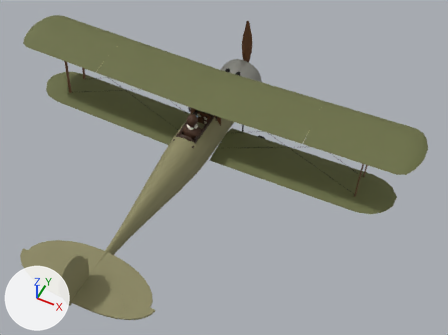
Two versions of the glTF model public/models/nieuport_28.glb, one commit apart.
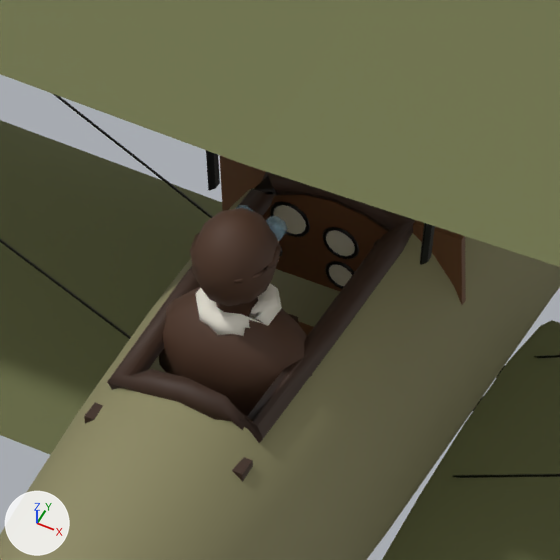
The first picture shows the older version from a camera (50 mm lens) standing at (4.23, -7.97, 8.58) and looking at (0.81, -1.12, 0.02). The close-ups show the older and then the newer version on the part from 36% to 52% of the width and 26% to 47% of the height of that picture. Only the edits that show in the close-ups are written down. Arrows for +X, +Y and +Z are at lower left; the lights stay in place. Where no turn or scale is listed for an object, it has been applied to the vertices. Vertices at exactly the same position are counted once.

The first close-up shows 'Coaming', 'CockpitInterior', 'Fuselage', 'Gauge_Compass', 'Pilot_Figure', 'Struts', 'Wing_Lower_L', 'Wing_Lower_R', 'Wing_Upper_L', 'Wing_Upper_R', 'Wires' and 5 more.
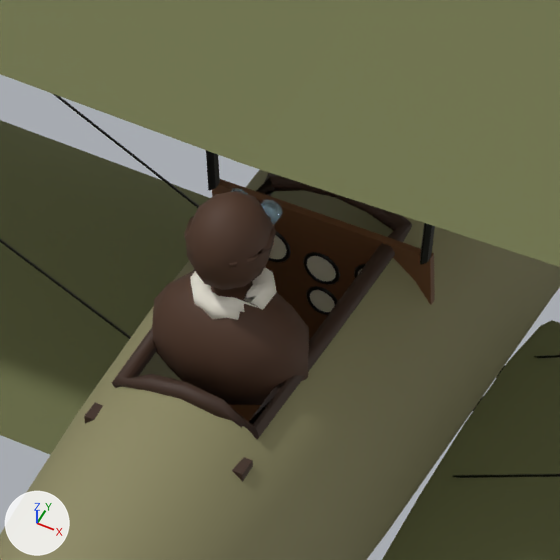
Patch to the scene script:
```diff
--- a/public/models/nieuport_28.glb.py
+++ b/public/models/nieuport_28.glb.py
@@ me_cockpitinterior @@
 # used by ob_cockpitinterior; location = (0.0, 0.0, 0.0)
-me_cockpitinterior.from_pydata(...)  # 62 vertices, 96 faces; spans x -0.331..0.331, y -1.245..-0.145, z -0.304..0.374
+me_cockpitinterior.from_pydata(...)  # 62 vertices, 96 faces; spans x -0.298..0.298, y -1.245..-0.145, z -0.314..0.384
+# me_cockpitinterior part 1: the loose piece of 8 vertices spanning x -0.331..0.331, y -0.305..-0.285, z 0.054..0.374 is scaled about its middle by (0.9, 1, 2.18), then moved by (0.0, -0.1, -0.179)
 me_cockpitinterior.materials.append(mat_wood)
@@ me_coaming @@
 # used by ob_coaming; location = (0.0, 0.0, 0.0)
-me_coaming.from_pydata(...)  # 84 vertices, 168 faces; spans x -0.215..0.215, y -1.11..-0.28, z 0.318..0.444
+me_coaming.from_pydata(...)  # 84 vertices, 168 faces; spans x -0.204..0.204, y -1.099..-0.291, z 0.327..0.435
+# me_coaming part 2: 84 of 84 vertices moved; they spanned x -0.215..0.215, y -1.11..-0.28, z 0.318..0.444 and now span x -0.204..0.204, y -1.099..-0.291, z 0.327..0.435; mean shift (0.0, 0.0, 0.0)
 me_coaming.materials.append(mat_leather)
@@ me_pilot_figure @@
 # used by ob_pilot_figure; location = (0.0, 0.0, 0.0)
-me_pilot_figure.from_pydata(...)  # 304 vertices, 588 faces; spans x -0.205..0.205, y -0.965..-0.685, z 0.143..0.733
+me_pilot_figure.from_pydata(...)  # 304 vertices, 588 faces; spans x -0.205..0.205, y -0.985..-0.705, z 0.213..0.803
+# me_pilot_figure part 3: the whole mesh is moved by (0.0, -0.02, 0.07)
 me_pilot_figure.materials.append(mat_pilot)
@@ ob_gauge_compass @@
 ob_gauge_compass = bpy.data.objects.new('Gauge_Compass', me_gauge_compass)
-ob_gauge_compass.location = (0.0, -0.308, 0.114)
+ob_gauge_compass.location = (0.0, -0.408, 0.114)
```

Pixel boxes (x1, y1, x2, y2) of what changed, in the close-ups (560 x 560 px; the box of a moved part takes in the faces that stretch with it):
'Pilot_Figure', moved
    before: (159, 205, 312, 416)
    after: (152, 188, 309, 405)
'CockpitInterior', reshaped (mostly hidden)
    before: (84, 156, 466, 482)
    after: (84, 179, 435, 482)
'Coaming', reshaped
    before: (107, 172, 415, 443)
    after: (112, 173, 412, 440)
'Gauge_Compass', moved
    before: (329, 265, 352, 286)
    after: (310, 290, 335, 312)
part 1 of me_cockpitinterior, moved or reshaped
    before: (220, 156, 466, 305)
    after: (212, 179, 435, 340)
